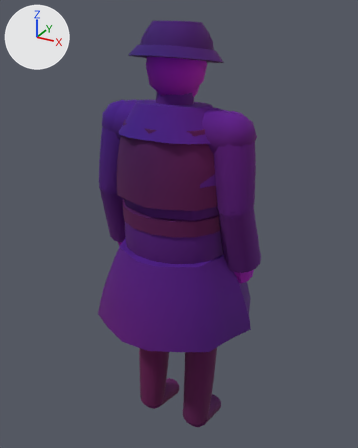
The glTF model assets/kit/skel_sexton.glb, before and after one commit.
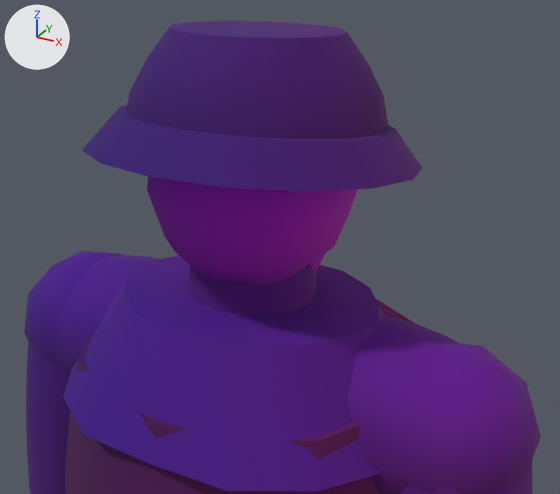
There are two pictures of each version: one whole from a camera (50 mm lens) standing at (0.88, -1.569, 1.809) and looking at (-0.012, 0.052, 0.998), one close up from a camera (50 mm lens) standing at (0.382, -0.634, 1.867) and looking at (0.029, 0.007, 1.547). The axes (+X, +Y, +Z) are drawn at upper left. The lights are the same throughout. The first two pictures are the older version. Vertices at exactly the same position are counted once.

In view in the first close-up: 'sexton'.
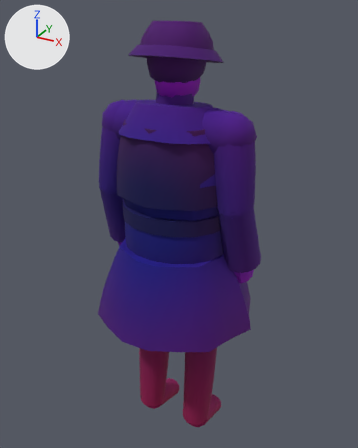
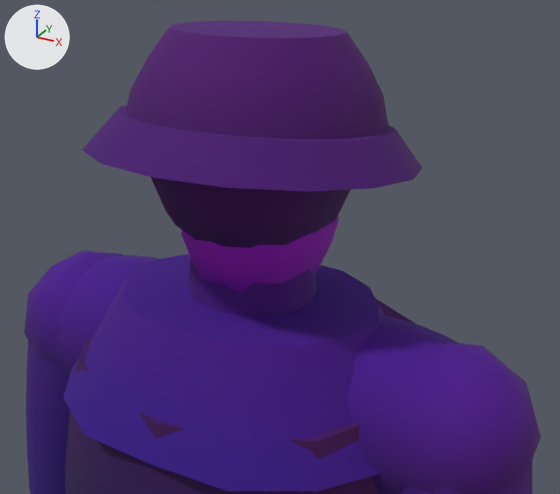
Changed parts and their boxes (x1, y1, x2, y2) in the close-ups (560 x 494 px; the box of a moved part takes in the faces that stretch with it):
part 1 of me_sexton, moved or reshaped (mostly hidden before): before (307, 255, 323, 273); after (181, 216, 339, 291)
part 2 of me_sexton, recoloured: (28, 27, 541, 494) in both
part 3 of me_sexton, recoloured: before (147, 177, 358, 283); after (151, 177, 350, 248)

Patch to the scene script:
```diff
--- a/assets/kit/skel_sexton.glb.py
+++ b/assets/kit/skel_sexton.glb.py
@@ me_sexton @@
 # used by ob_sexton; location = (0.0, 0.0, 0.0)
-me_sexton.from_pydata(...)  # 2446 vertices, 4656 faces; spans x -0.35..0.34, y -0.31..0.31, z -0.01..1.77
+me_sexton.from_pydata(...)  # 2404 vertices, 4576 faces; spans x -0.35..0.34, y -0.31..0.31, z -0.01..1.77
+# me_sexton part 1
+# 11 vertices in x -0.1..0.1, y -0.09..0.14, z 1.56..1.62 move by (0.0, 0.0, 0.02)
+# 9 vertices in x -0.04..0.05, y -0.06..0.08, z 1.49..1.61 move by (0.0, -0.01, 0.0)
+# 9 vertices in x -0.07..0.05, y -0.02..0.11, z 1.62..1.67 move by (0.0, 0.0, -0.01)
+# 9 vertices in x -0.1..0.1, y -0.11..0.11, z 1.56..1.62 move by (0.0, 0.01, 0.02)
+# 3 vertices in x -0.06..-0.02, y -0.05..0.07, z 1.52 move by (0.0, 0.01, 0.03)
+# 21 vertices move from x -0.08..0.09, y -0.09..0.12, z 1.47..1.68 to x -0.08..0.09, y -0.08..0.12, z 1.48..1.68
+# me_sexton part 2: 4538 kept faces spanning x -0.35..0.34, y -0.31..0.31, z -0.01..1.77 get new vertex colours; the middle colour goes from purple #9f00d1 to purple #7300d1
+# me_sexton part 3: 80 faces spanning x -0.1..0.1, y -0.1..0.14, z 1.54..1.74 switch from mat_m_wax to mat_m_iron
+# other edits to the shape of me_sexton do not show in these pictures
 me_sexton.materials.append(mat_m_robe)
```
